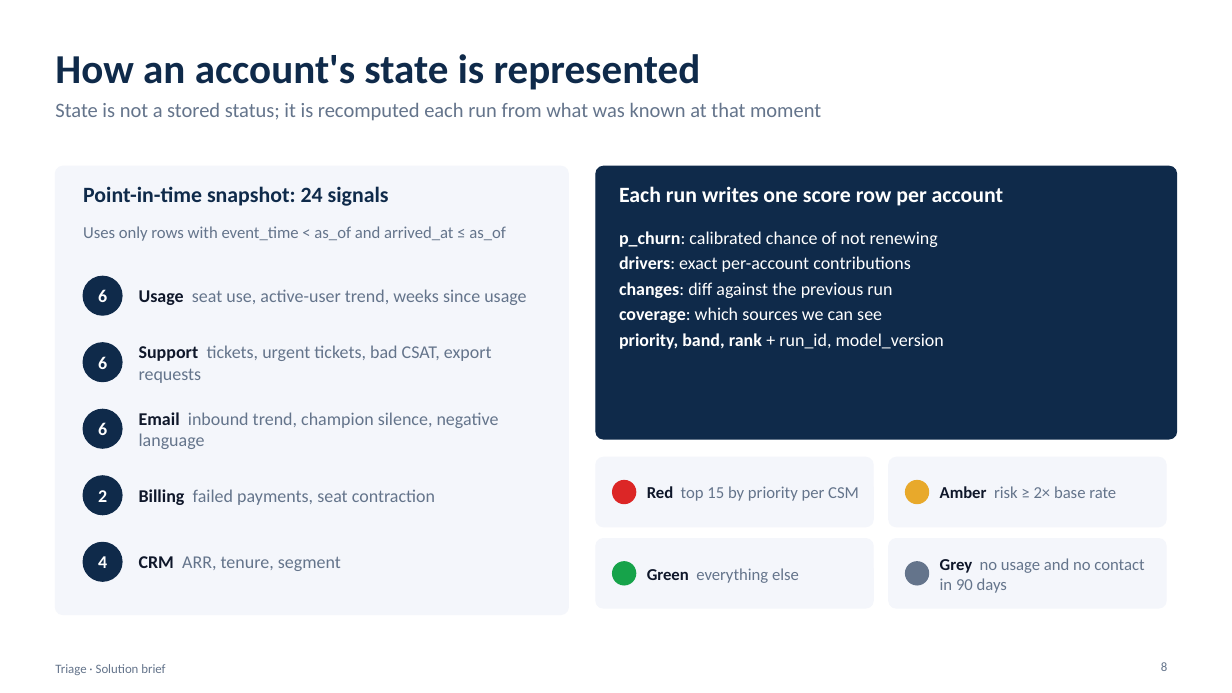
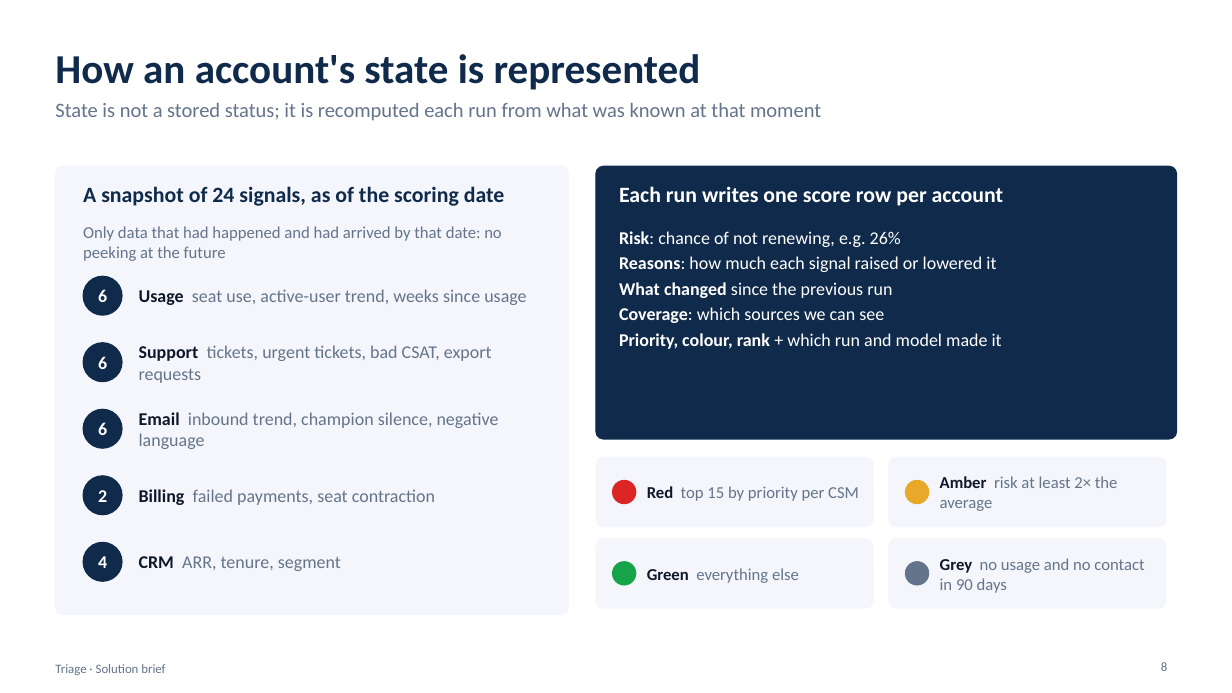
Before and after one commit to kuldeep24680/csm-triage, a slide deck: slide 8 of project_context/Triage_Solution_Brief.pptx. Drawn at 1232x693 pixels with LibreOffice and Linux fonts; fonts in the diff are those of the drawing. Boxes give left, top, right and bottom in pixels: in the first picture for what was removed or moved away, otherwise in the second. Text is boxed around its words. In the diff, an @@ line names an element or a change of style, - is before the commit and + after.

Commit message:
Solution brief: plain-language wording and a glossary slide

```diff
--- a/project_context/Triage_Solution_Brief.pptx
+++ b/project_context/Triage_Solution_Brief.pptx
@@ text at box(83, 186, 505, 206): text changed @@
-Point-in-time snapshot: 24 signals
+A snapshot of 24 signals, as of the scoring date
@@ text at box(83, 226, 502, 261): text changed @@
-Uses only rows with event_time < as_of and arrived_at ≤ as_of
+Only data that had happened and had arrived by that date: no peeking at the future
@@ text at box(619, 231, 1002, 349): text changed @@
-• p_churn: calibrated chance of not renewing
-• drivers: exact per-account contributions
-• changes: diff against the previous run
-• coverage: which sources we can see
-• priority, band, rank + run_id, model_version
+• Risk: chance of not renewing, e.g. 26%
+• Reasons: how much each signal raised or lowered it
+• What changed since the previous run
+• Coverage: which sources we can see
+• Priority, colour, rank + which run and model made it
@@ text at box(940, 476, 1118, 511): text changed @@
-Amber risk ≥ 2× base rate
+Amber risk at least 2× the average
```
Also in this commit, not shown: 14 other slides changed, 1 slide added.
